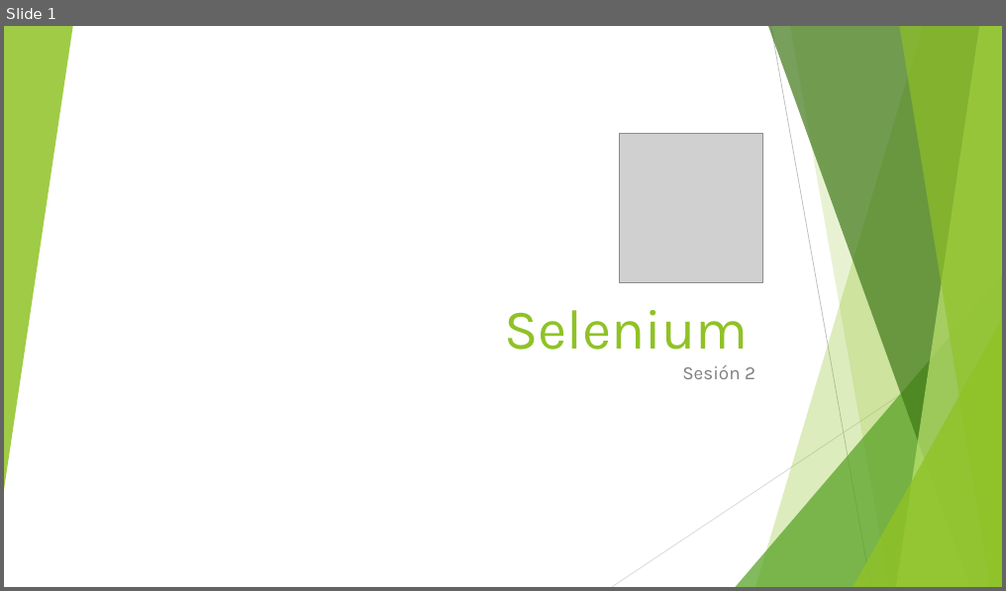
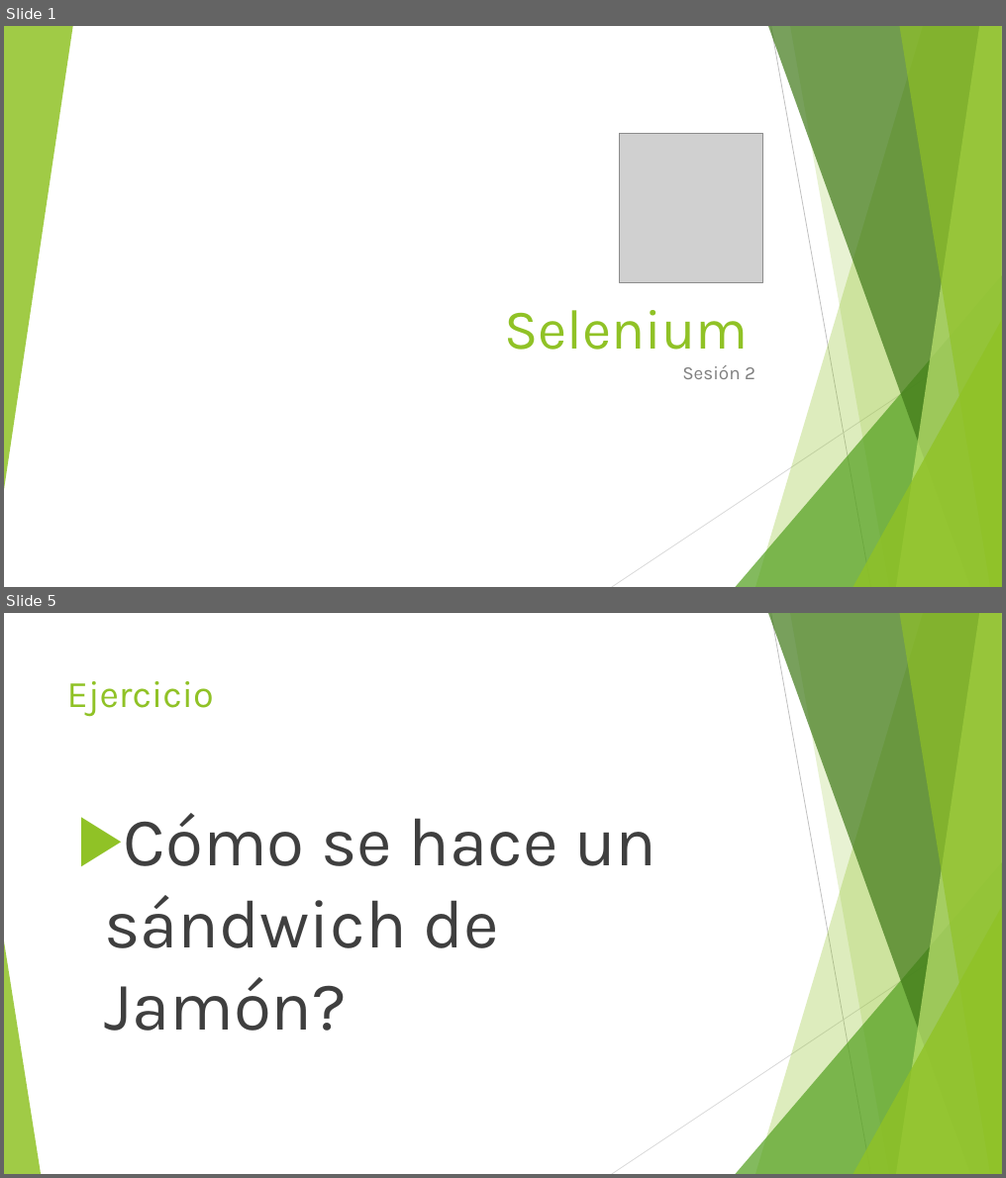
Before and after one commit to jomarnavarro/basicJava, a slide deck: Selenium, session 2.pptx. Shown one above the other, each under a label of ours: slide 1 before the commit, slides 1 and 5 after it; the slides between them are not shown. The pictures are 1006x591 and 1006x1178 pixels, drawn with LibreOffice and Linux fonts; fonts in the diff are those of the drawing; grey boxes stand for pictures. Boxes give left, top, right and bottom in pixels: in the first picture for what was removed or moved away, otherwise in the second. Text is boxed around its words. In the diff, an @@ line names an element or a change of style, - is before the commit and + after.

```diff
--- a/Selenium, session 2.pptx
+++ b/Selenium, session 2.pptx
@@ slide 5 added at (x1=4, y1=613, x2=1002, y2=1174), background #FFFFFF; not listed: 9 template elements that a slide beside it also shows @@
@@ title added at (x1=67, y1=681, x2=214, y2=717), 36 pt, text #90C226 @@
+Ejercicio
@@ text added at (x1=104, y1=813, x2=657, y2=1031), 66 pt, text #3F3F3F @@
+▶ Cómo se hace un sándwich de Jamón?
@@ triangle added at (x1=4, y1=942, x2=41, y2=1174), fill #90C226 at 85% opacity @@
```
Also in this commit, not shown: 18 other slides added, 1 slide removed.
